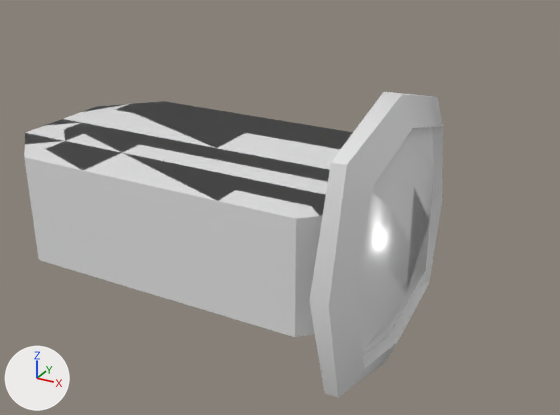
A saved change to the FBX model Modeling/Entities/PlayerSkinModels/Kneeguards.fbx.
Both versions are drawn from a 50 mm camera at (0.155, -0.418, 0.213) aimed at (-0.133, 0.106, -0.049). Lighting does not change. The marker at lower left points along +X, +Y and +Z. The first picture is the older version. Where no turn or scale is listed for an object, it has been applied to the vertices.

The scene before the commit, as lines of its bpy script (objects in view):
```python
me_mesh = bpy.data.meshes.new('Mesh')
me_mesh.from_pydata(...)  # 74 vertices, 72 faces; spans x -0.263..0.017, y -0.093..0.093, z -0.093..0.093
me_mesh.materials.append(mat_m_skinprops)  # white #e7e7e7
me_mesh_001 = bpy.data.meshes.new('Mesh.001')
me_mesh_001.from_pydata(...)  # 74 vertices, 72 faces; spans x -0.263..0.017, y -0.093..0.093, z -0.093..0.093
me_mesh_001.materials.append(mat_m_skinprops)  # white #e7e7e7
ob_pad_l = bpy.data.objects.new('Pad_L', me_mesh_001)
ob_pad_l.location = (0.0, 0.0, 0.0)
ob_pad_r = bpy.data.objects.new('Pad_R', me_mesh)
ob_pad_r.location = (0.0, 0.0, 0.0)
```
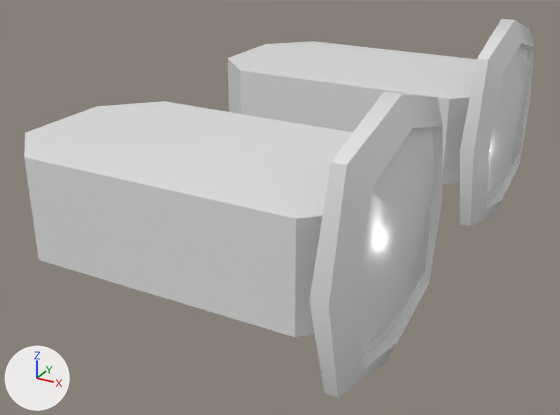
The newer file is also turned or shifted as a whole; pictures and numbers use the older file's frame.

The change, as a diff of the scene's bpy script:
```diff
--- a/Modeling/Entities/PlayerSkinModels/Kneeguards.fbx.py
+++ b/Modeling/Entities/PlayerSkinModels/Kneeguards.fbx.py
@@ ob_pad_r @@
 ob_pad_r = bpy.data.objects.new('Pad_R', me_mesh)
-ob_pad_r.location = (0.0, 0.0, 0.0)
+ob_pad_r.location = (0.0, 0.2718, 0.0)
```

What differs and where, as boxes [x1, y1, x2, y2] in the pictures (560 x 415 px):
'Pad_R', moved
    before: [24, 92, 443, 398]
    after: [228, 19, 534, 226]
'Pad_L', unchanged, uncovered by the edit
    before: [24, 92, 443, 369]
    after: [24, 92, 443, 398]
